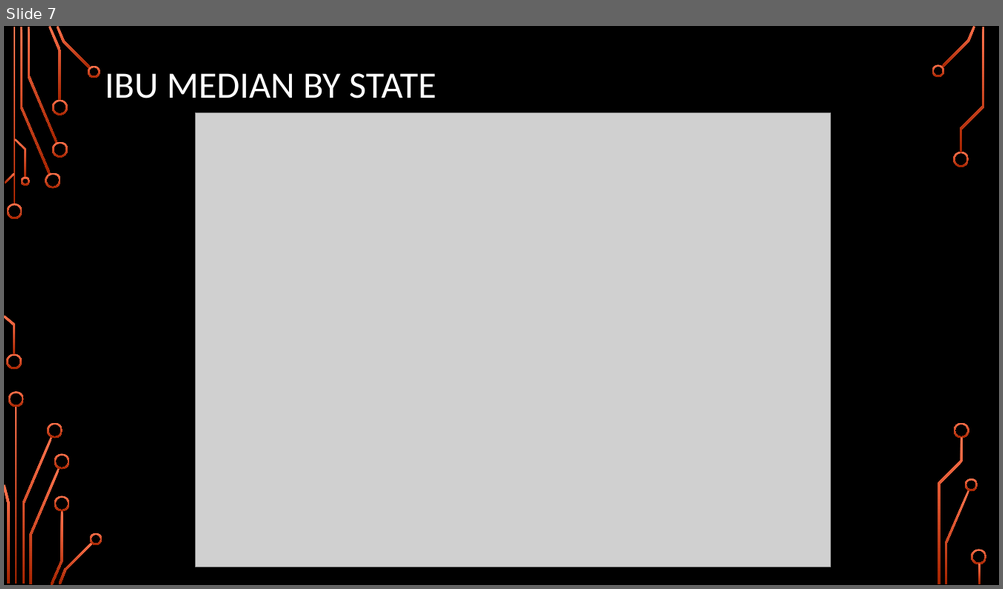
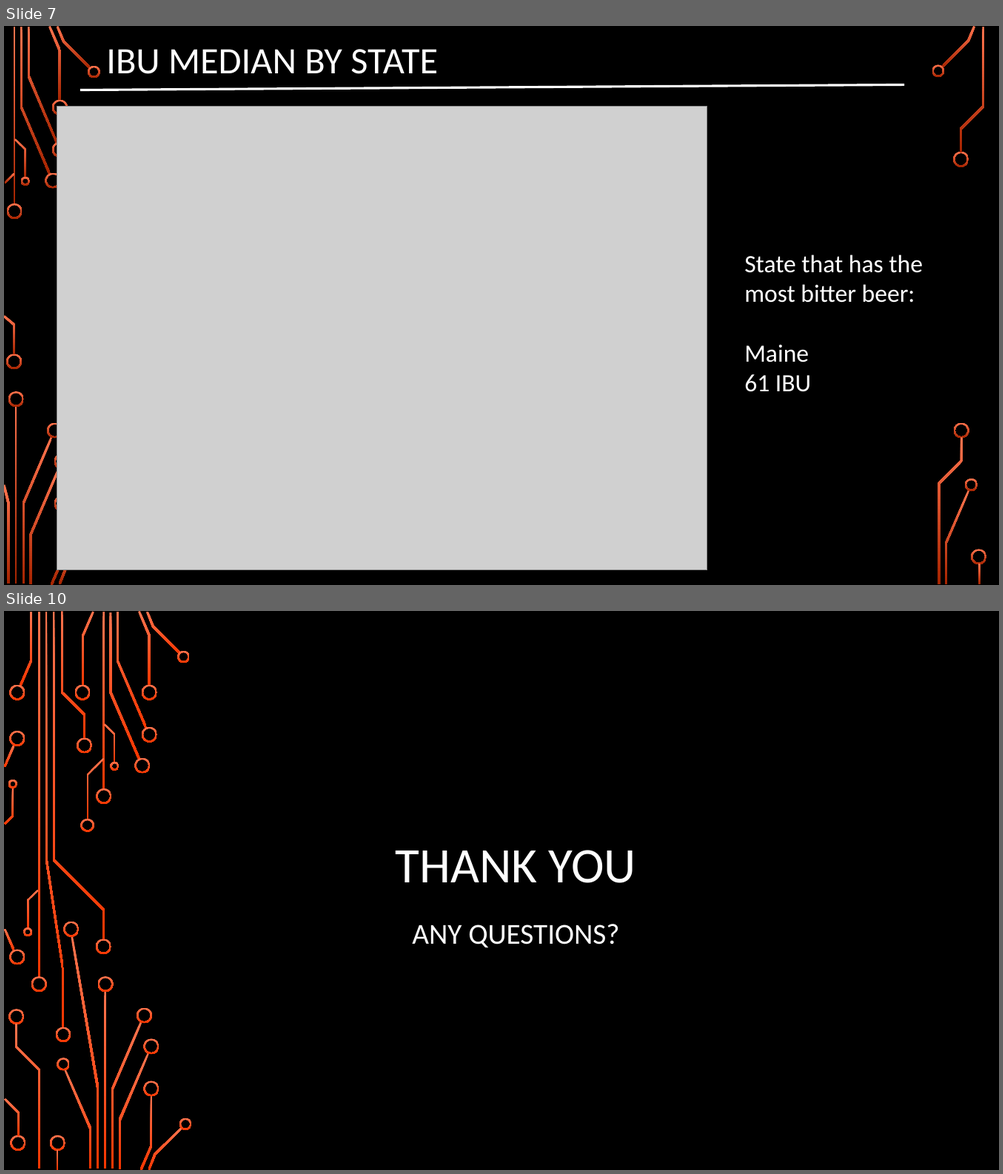
Before and after one commit to arron71/CaseStudy1, a slide deck: CaseStudy1 Presentation.pptx. Shown one above the other, each under a label of ours: slide 7 before the commit, slides 7 and 10 after it; the slides between them are not shown. The pictures are 1003x589 and 1003x1174 pixels, drawn with LibreOffice and Linux fonts; fonts in the diff are those of the drawing; grey boxes stand for pictures; background and template pictures are left out. Boxes give left, top, right and bottom in pixels: in the first picture for what was removed or moved away, otherwise in the second. Text is boxed around its words. In the diff, an @@ line names an element or a change of style, - is before the commit and + after.

```diff
--- a/CaseStudy1 Presentation.pptx
+++ b/CaseStudy1 Presentation.pptx
@@ slide 10 added at (x1=4, y1=611, x2=999, y2=1170), background picture (left out) @@
@@ title added at (x1=395, y1=850, x2=636, y2=883), 48 pt, text #FFFFFF @@
+THANK YOU
@@ subtitle added at (x1=412, y1=924, x2=619, y2=948), 28 pt, text #FFFFFF @@
+ANY QUESTIONS?
@@ group added at (x1=4, y1=611, x2=192, y2=1170): 50 freeform shapes, 4 rectangles @@
@@ slide 7 changed as well @@
@@ title "IBU MEDIAN BY STATE" moved from (x1=105, y1=73, x2=436, y2=99) to (x1=106, y1=49, x2=438, y2=74) @@
@@ line added from (80, 90) to (905, 85), #FFFFFF 2.25 pt @@
@@ picture resized from (x1=195, y1=113, x2=831, y2=568) to (x1=57, y1=107, x2=707, y2=571) @@
@@ text added at (x1=744, y1=255, x2=922, y2=392), 24 pt, text #FFFFFF @@
+State that has the most bitter beer:
+Maine
+61 IBU
@@ freeform shape removed at (x1=90, y1=534, x2=102, y2=545) @@
```
Also in this commit, not shown: 5 other slides changed, 3 other slides added, 1 slide removed, 2 other files.
